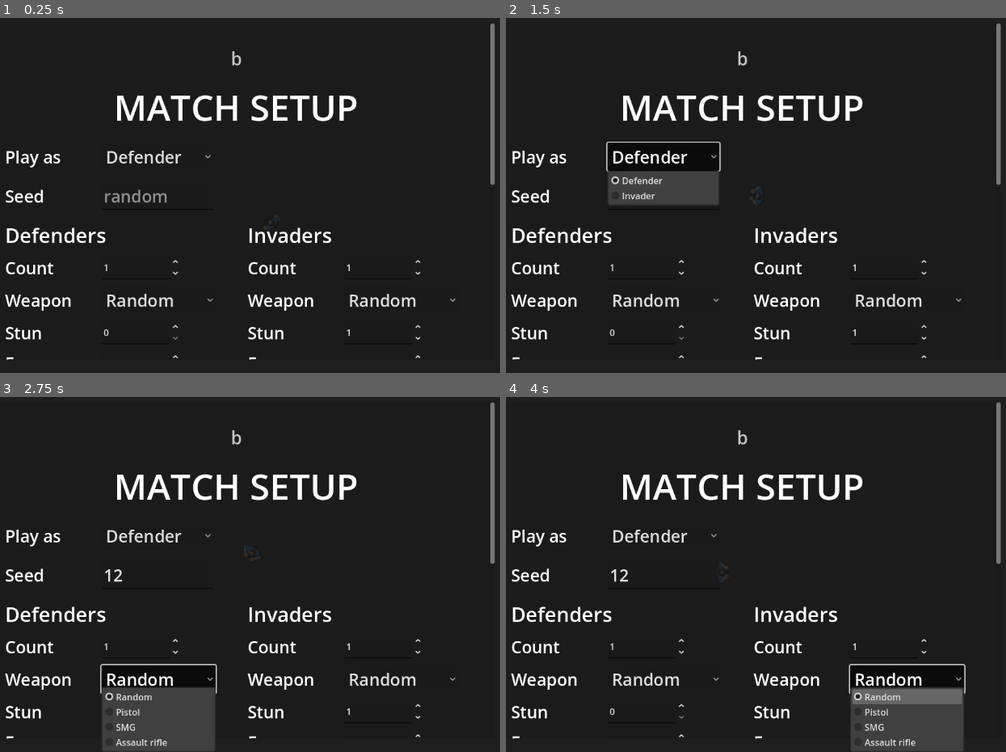
Above: before the commit, frames 1-4 (two rows, left to right).
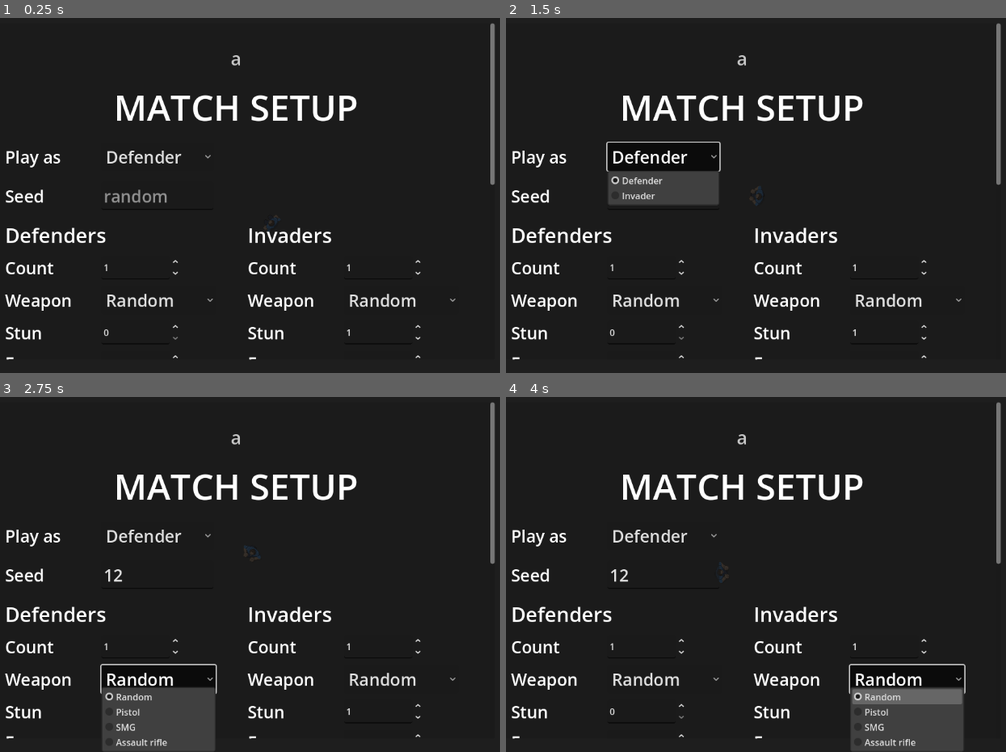
Above: after the commit, the same moments.

Repository: AnthonyThomasson/Example-Godot
Game: Godot game, scene res://scenes/main.tscn
Two runs of this game, one before a commit and one after it. Both use one fixed random seed, a clock stepped at 60 frames per second and the inputs below.
Inputs (mouse positions are in pixels of both pictures, inside the frame that each line leads up to):
- Up to frame 1 (0.25 s): no input
- Up to frame 2 (1.5 s): click (661, 195) at 0.52 s; type "12" at 0.6 s; click "Defender" at 1.25 s
- Up to frame 3 (2.75 s): click "Random" at 2 s
- Up to frame 4 (4 s): click "Random" at 2.75 s; tap Enter at 3.5 s; move the mouse to (886, 553) at 3.52 s; hold Up from 3.53 s (still down); click (886, 553) at 3.6 s; tap Space (interact) at 3.8 s

The runs differ from the first frame. In frame 1, less than 0.1% of the frame differs, in the area x 46-49%, y 9-14%; in frame 2, less than 0.1%; in frame 3, less than 0.1%; in frame 4, less than 0.1%.

Commit message:
Resolve the AI switch target as the actor's controller instead of the GoalController node name
I1

Co-Authored-By: Claude Opus 5.5 <noreply@anthropic.com>

Diff:
--- a/scenes/testing/test_context.gd
+++ b/scenes/testing/test_context.gd
@@ -102,7 +102,13 @@
 	var a := actor(id)
 	if a == null:
 		return null
-	for child in a.get_children():
+	return controller_of(a, method)
+
+
+## The child of `character` that has `method` (default `control`: its controller, interface 7), or null. For
+## characters that are not test actors (a match's NPCs spawned in `run`).
+static func controller_of(character: Node, method := &"control") -> Node:
+	for child in character.get_children():
 		if child.has_method(method):
 			return child
 	return null
--- a/scenes/testing/test_switches.gd
+++ b/scenes/testing/test_switches.gd
@@ -3,7 +3,8 @@
 ## Testing domain: the ONE table of named behaviour switches a test turns on or off with
 ## `TestSetup.switch(name, on)`. Each row maps a name onto knobs that already exist, as data:
 ##   actor:  { child, props } — set each of `props` to `on` on that child of every actor that has it
-##           (child "" = the character itself), before the actor enters the tree;
+##           (child "" = the character itself), before the actor enters the tree; `controller: true` in place
+##           of `child` targets the actor's controller child (the one with `control`, interface 7);
 ##   world:  { node, props }  — set each of `props` to `on` on that node of the built world;
 ##   static: [[Script, prop], …] — set each static var to `on`, restored after the test; a row
 ##           `[Script, prop, off_value]` is for a non-bool knob: on keeps its tuning, off sets off_value.
@@ -12,43 +13,43 @@
 static var ROWS := {
 	&"ai.vision": {
 		"description": "NPCs see (off = they only learn of others by hearing, being hit or callouts).",
-		"actor": { "child": "GoalController", "props": ["vision_enabled"] },
+		"actor": { "controller": true, "props": ["vision_enabled"] },
 	},
 	&"ai.callouts": {
 		"description": "NPCs send and hear team radio callouts.",
-		"actor": { "child": "GoalController", "props": ["send_callouts", "hear_callouts"] },
+		"actor": { "controller": true, "props": ["send_callouts", "hear_callouts"] },
 	},
 	&"ai.entry": {
 		"description": "Invaders enter rooms tactically: stack, slice the pie, cross, take the corners.",
-		"actor": { "child": "GoalController", "props": ["entry_enabled"] },
+		"actor": { "controller": true, "props": ["entry_enabled"] },
 	},
 	&"ai.entry_guard": {
 		"description": "Any walk into a room that is not cleared goes in by tactical entry (needs ai.entry).",
-		"actor": { "child": "GoalController", "props": ["entry_guard"] },
+		"actor": { "controller": true, "props": ["entry_guard"] },
 	},
 	&"ai.pursuit": {
 		"description": "NPCs chase hostiles they have seen.",
-		"actor": { "child": "GoalController", "props": ["pursue_hostiles"] },
+		"actor": { "controller": true, "props": ["pursue_hostiles"] },
 	},
 	&"ai.territory": {
 		"description": "NPCs stay inside the house (the defender preset's confinement).",
-		"actor": { "child": "GoalController", "props": ["defend_territory"] },
+		"actor": { "controller": true, "props": ["defend_territory"] },
 	},
 	&"ai.hostile_on_sight": {
 		"description": "NPCs treat any non-ally they see as hostile.",
-		"actor": { "child": "GoalController", "props": ["hostile_on_sight"] },
+		"actor": { "controller": true, "props": ["hostile_on_sight"] },
 	},
 	&"ai.hostile_on_trespass": {
 		"description": "NPCs treat anyone inside their territory (the house) as hostile.",
-		"actor": { "child": "GoalController", "props": ["hostile_on_trespass"] },
+		"actor": { "controller": true, "props": ["hostile_on_trespass"] },
 	},
 	&"ai.hostile_on_attack": {
 		"description": "NPCs turn hostile toward whoever attacks them.",
-		"actor": { "child": "GoalController", "props": ["hostile_on_attack"] },
+		"actor": { "controller": true, "props": ["hostile_on_attack"] },
 	},
 	&"ai.posture": {
 		"description": "NPCs crouch while fighting in place (off = they always stand).",
-		"actor": { "child": "GoalController", "props": ["posture_enabled"] },
+		"actor": { "controller": true, "props": ["posture_enabled"] },
 	},
 	&"nav.rebake": {
 		"description": "The navmesh is re-carved as furniture is shoved around.",
--- a/scenes/testing/test_world.gd
+++ b/scenes/testing/test_world.gd
@@ -232,7 +232,11 @@
 		var row: Dictionary = TestSwitches.row(switch_name).get("actor", {})
 		if row.is_empty():
 			continue
-		var target: Node = character if row["child"] == "" else character.get_node_or_null(row["child"])
+		var target: Node
+		if row.get("controller", false):
+			target = TestContext.controller_of(character)
+		else:
+			target = character if row["child"] == "" else character.get_node_or_null(row["child"])
 		if target != null:
 			for prop in row["props"]:
 				target.set(prop, switches[switch_name])
--- a/tests/_ai/house_probe.gd
+++ b/tests/_ai/house_probe.gd
@@ -46,7 +46,7 @@
 		for npc in defenders:
 			if not is_instance_valid(npc) or npc.get("is_dead"):
 				continue
-			var brain: Node = npc.get_node("GoalController")
+			var brain: Node = TestContext.controller_of(npc)
 			var trail: Array = history.get(npc.name, [])
 			if trail.is_empty() or elapsed - trail[-1]["t"] >= 0.5:
 				var st: Dictionary = brain.debug_state()
--- a/tests/ai/entry/entry_team_no_bumping_test.gd
+++ b/tests/ai/entry/entry_team_no_bumping_test.gd
@@ -41,7 +41,7 @@
 		LoadoutConfig.apply(c, { "stuns": 1, "frags": 1 }, loadout_rng)
 	var team: Array = spawner.combatants
 	var seen: Dictionary = await Bump.watch(t, team, WATCH_S)
-	var acts := ", ".join(team.map(func(c): return "%s %s" % [c.name, c.get_node("GoalController").current_act()]))
+	var acts := ", ".join(team.map(func(c): return "%s %s" % [c.name, TestContext.controller_of(c).current_act()]))
 	var stacked := _largest_stack(t, team)
 	if not t.require(stacked.size() >= 3, "three or more invaders claimed the same doorway (%s; %s)" % [str(stacked), acts]):
 		return
--- a/tests/ai/perception/room_zones_inside_their_rooms_test.gd
+++ b/tests/ai/perception/room_zones_inside_their_rooms_test.gd
@@ -48,7 +48,7 @@
 	var misplaced: Array = []
 	var seen := 0
 	for npc in spawner.combatants:
-		var brain: Node = npc.get_node("GoalController")
+		var brain: Node = TestContext.controller_of(npc)
 		for zone: Dictionary in brain.debug_zones():
 			if not ROOM_CATEGORIES.has(zone["category"]):
 				continue
--- a/tests/ai/stack/stack_ai_goes_round_player_in_slot_test.gd
+++ b/tests/ai/stack/stack_ai_goes_round_player_in_slot_test.gd
@@ -55,7 +55,7 @@
 	var ai: Node2D = m["npcs"][0]
 	var me: Node2D = m["human"]
 	var stack: Node = m["stack"]
-	var brain: Node = ai.get_node("GoalController")
+	var brain: Node = TestContext.controller_of(ai)
 	ai.set("speed", 0.0)  # Held until the human stands in its slot (the premise).
 	if not t.require(stack != null, "the human has a stack radio (MatchSpawner.bind_player)"):
 		return
